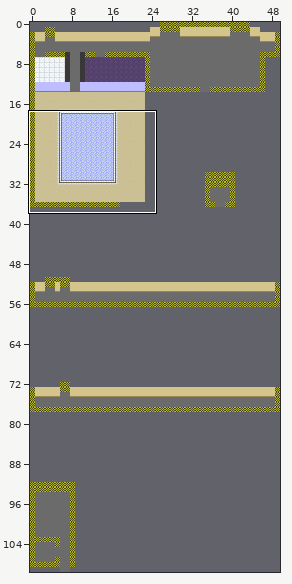
An edit to a level. Tiled map, Assets/Graphics/Maps/Retail/Hotel.tmx. Above: a wide view before the commit, with the close-up outlined.
Close-up. Earlier state:
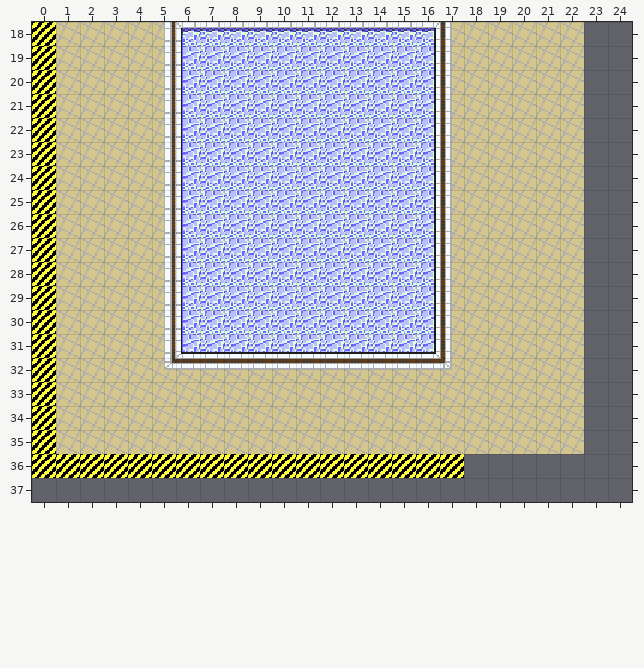
Cells are 16x16 px. Shown: x 0..24, y 18..37. The commit also changed other parts of the map, which this record leaves out.
The result:
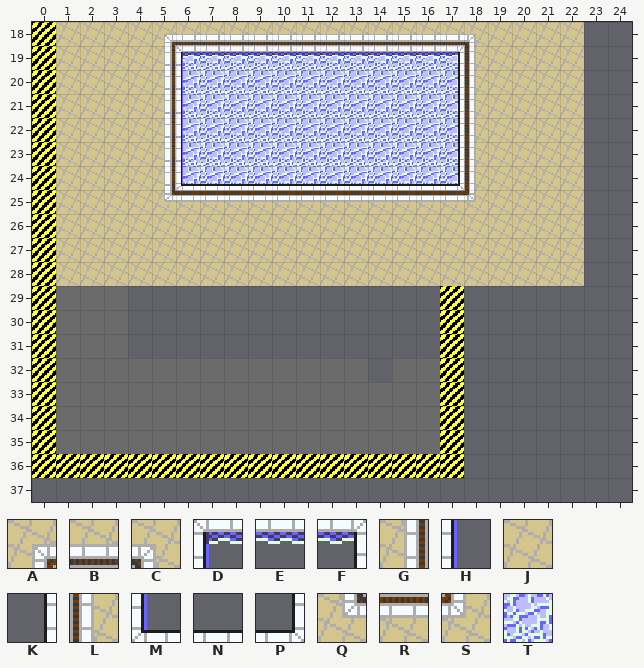
Key: from "PoolSide": A 0, B 2, C 4, D 8, E 9, F 10, G 14, H 15, J 16, K 17, L 18, M 22, N 23, P 24, Q 28, R 30, S 32; from "PoolWater": T 0.
_ is an empty cell.
Tiles replaced or removed in this view: D, E, F, G, H, J, K, L, M, N, P, Q, R, S, T.
Change:
Changed rows in their new state; . is an unchanged cell.
Layer "Water":
first column x 4:
28 ..___________.....
29 _____________.____
30 _____________.____
31 _____________.____
Layer "Graybox":
first column x 17:
19 _
20 _
21 _
22 _
23 _
24 _
Layer "Graphics/BG":
first column x 1:
18 ....ABBBBBBBBBBBBC....
19 .....DEEEEEEEEEEFL....
20 ..............._KL....
21 ..............._KL....
22 ..............._KL....
23 ..............._KL....
24 .....MNNNNNNNNNNPL....
25 ....QRRRRRRRRRRRRS....
26 ....JJJJJJJJJJJJJ.....
27 ....JJJJJJJJJJJJJ.....
28 ....JJJJJJJJJJJJJ.....
29 ______........._______
30 ______........._______
31 ______________________
32 ______________________
33 ______________________
34 ______________________
35 ______________________
Boxes around the changes in both close-ups, in picture pixels (x1, y1, x2, y2):
changed: (56, 22, 584, 454)
